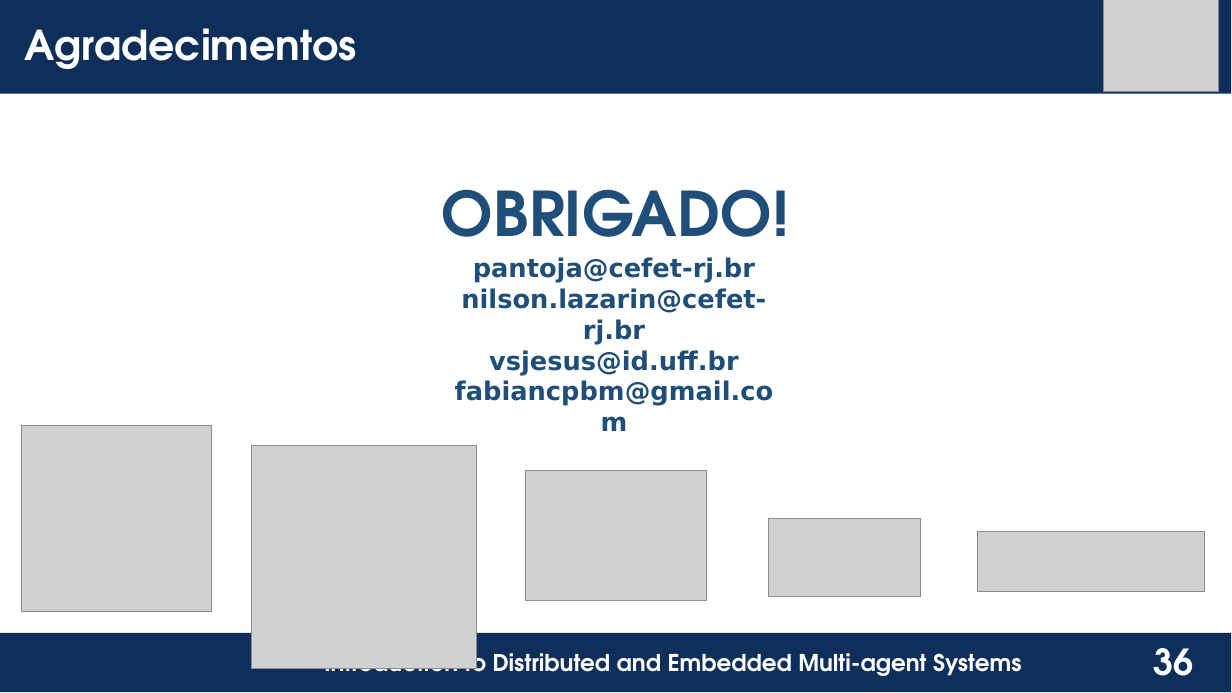
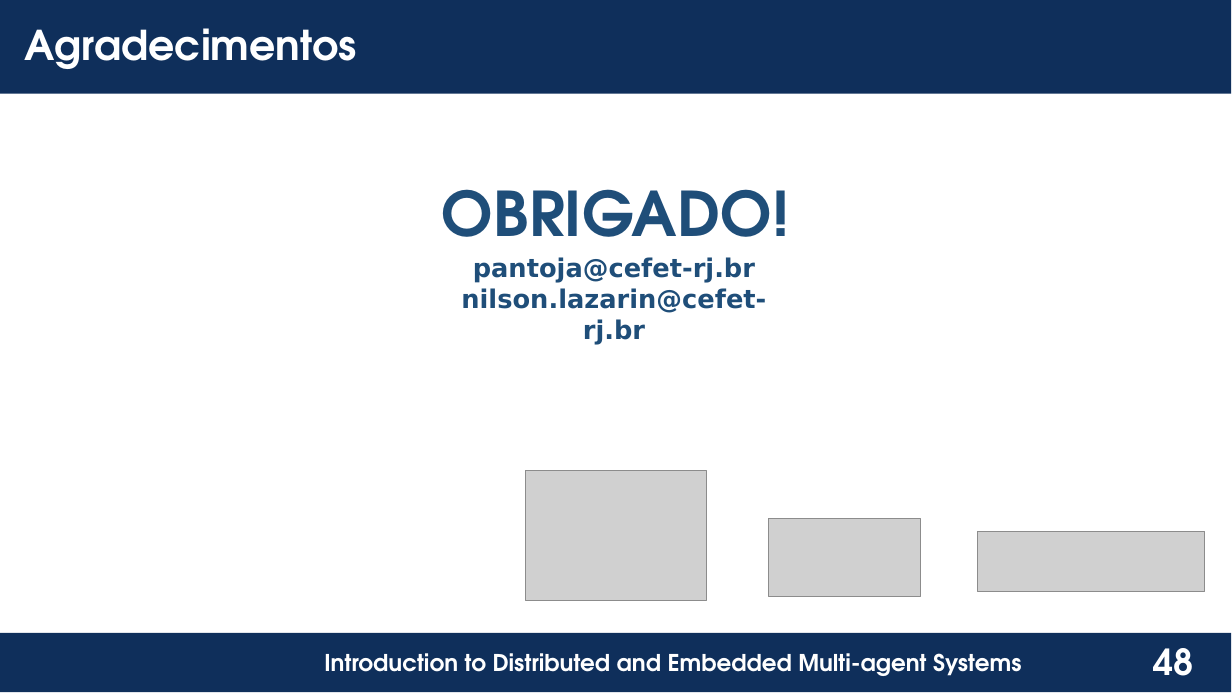
Before and after one commit to chon-group/distributedAndEmbeddedAI, a slide deck: slide 48 of course/05-TheDevelopmentTool/TheDevelopmentTool_20240217.odp (slide 36 before the commit). Drawn at 1232x693 pixels with LibreOffice and Linux fonts; fonts in the diff are those of the drawing; grey boxes stand for pictures; background and template pictures are left out. Boxes give left, top, right and bottom in pixels: in the first picture for what was removed or moved away, otherwise in the second. Text is boxed around its words. In the diff, an @@ line names an element or a change of style, - is before the commit and + after.

```diff
--- a/course/05-TheDevelopmentTool/TheDevelopmentTool_20240217.odp
+++ b/course/05-TheDevelopmentTool/TheDevelopmentTool_20240217.odp
@@ picture removed at [1104,0,1219,91] @@
@@ text at [455,350,774,406]: paragraphs removed @@
-vsjesus@id.uff.br
-fabiancpbm@gmail.com
@@ picture removed at [22,426,212,612] @@
@@ picture removed at [252,445,477,668] @@
@@ page number at [1154,648,1194,676]: text changed @@
-36
+48
```
Also in this commit, not shown: 13 slides added, 1 slide removed, 5 other files.
